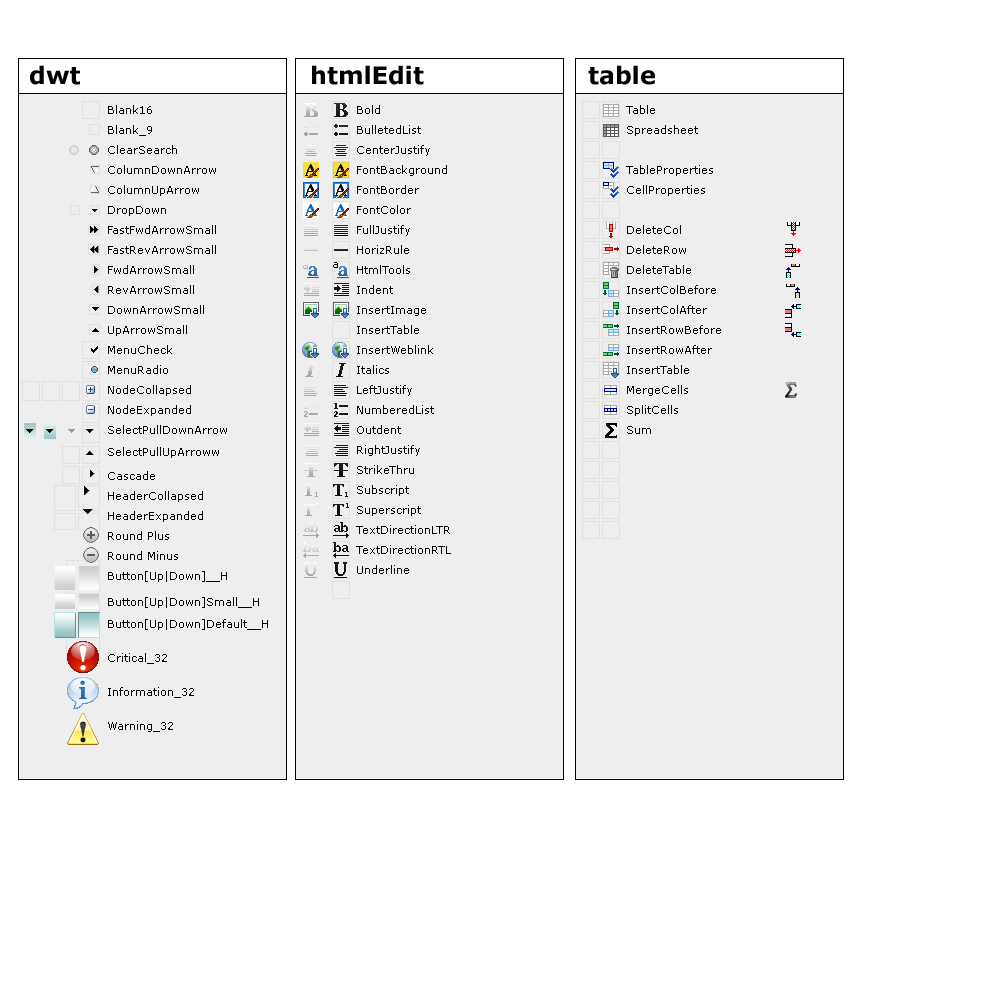
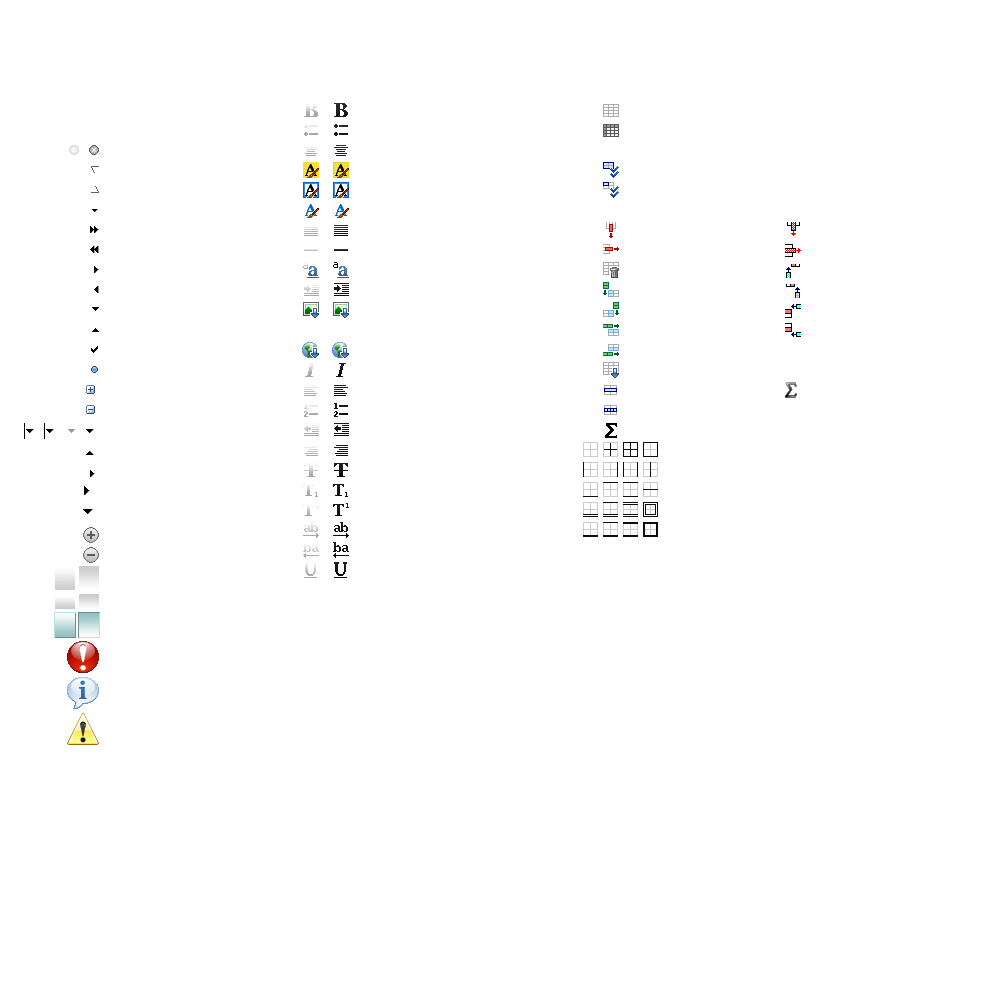
Revision of a layered 1000px x 1000px image; what changed, layer by layer:
added layer "Layer 5" above "icons" over [24, 423, 658, 537]
painted on "icons" over [25, 423, 56, 439]
hid group "bg" (1st of 2) (8 layers) over [18, 58, 844, 780]
painted on "icon frames" over [582, 441, 660, 779]
